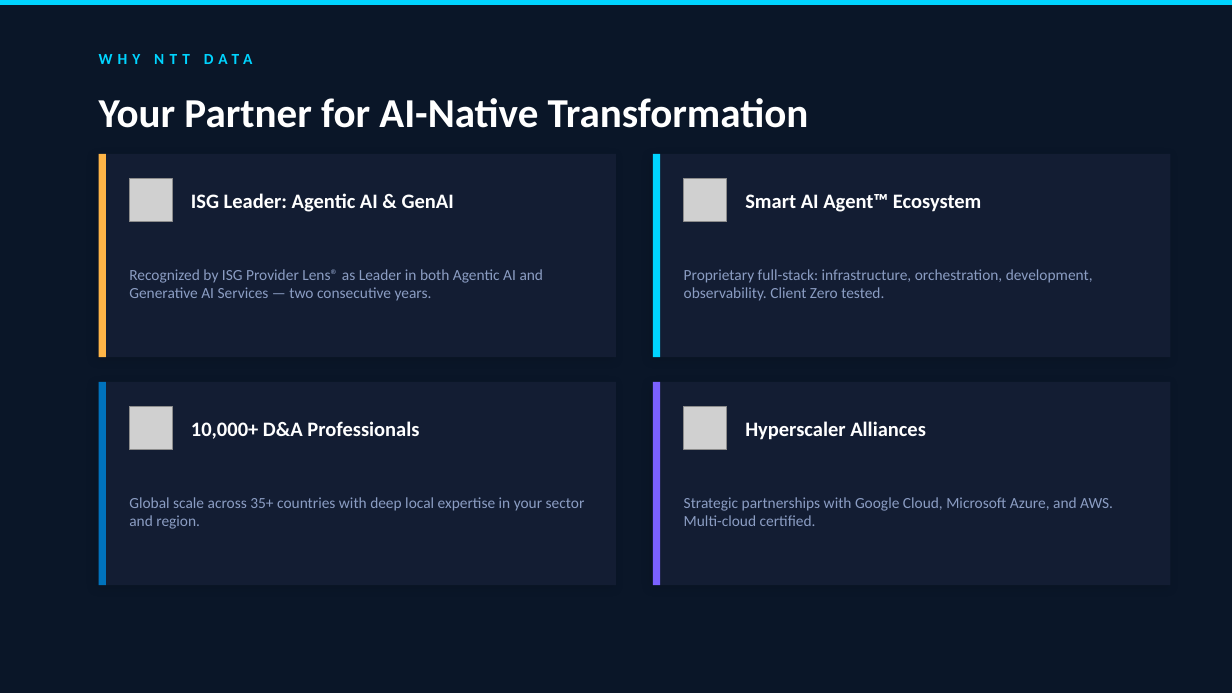
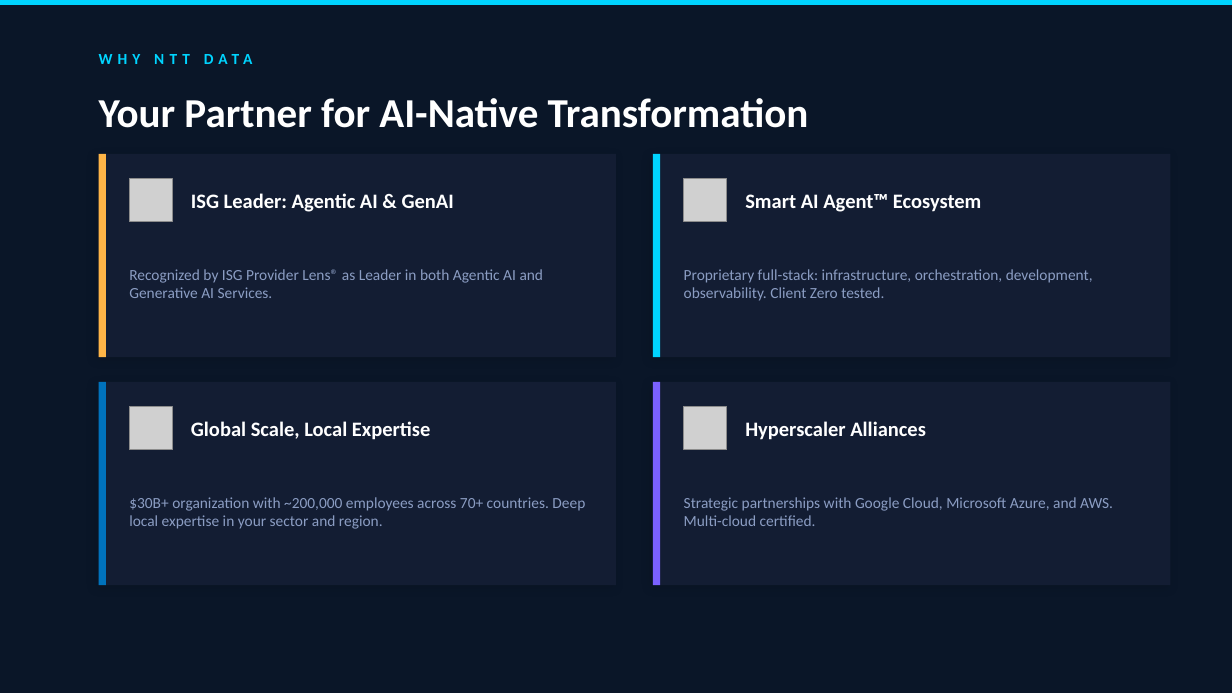
Before and after one commit to ghcastellano/intelligence-at-scale, a slide deck: slide 9 of client-offering.pptx. Drawn at 1232x693 pixels with LibreOffice and Linux fonts; fonts in the diff are those of the drawing; grey boxes stand for pictures. Boxes give left, top, right and bottom in pixels: in the first picture for what was removed or moved away, otherwise in the second. Text is boxed around its words. In the diff, an @@ line names an element or a change of style, - is before the commit and + after.

```diff
--- a/client-offering.pptx
+++ b/client-offering.pptx
@@ text at <box>129,269,544,298</box>: text changed @@
-Recognized by ISG Provider Lens® as Leader in both Agentic AI and Generative AI Services — two consecutive years.
+Recognized by ISG Provider Lens® as Leader in both Agentic AI and Generative AI Services.
@@ text at <box>191,421,431,440</box>: text changed @@
-10,000+ D&A Professionals
+Global Scale, Local Expertise
@@ text at <box>129,497,585,529</box>: text changed @@
-Global scale across 35+ countries with deep local expertise in your sector and region.
+$30B+ organization with ~200,000 employees across 70+ countries. Deep local expertise in your sector and region.
```
Also in this commit, not shown: 3 other files.
